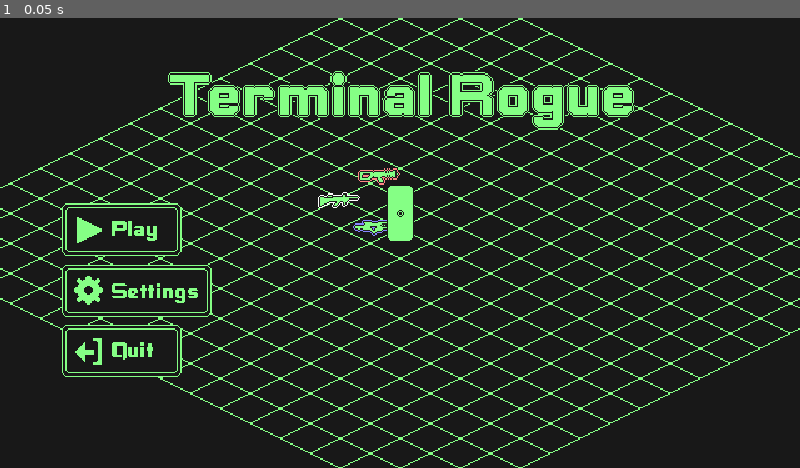
Above: before the commit, frame 1.
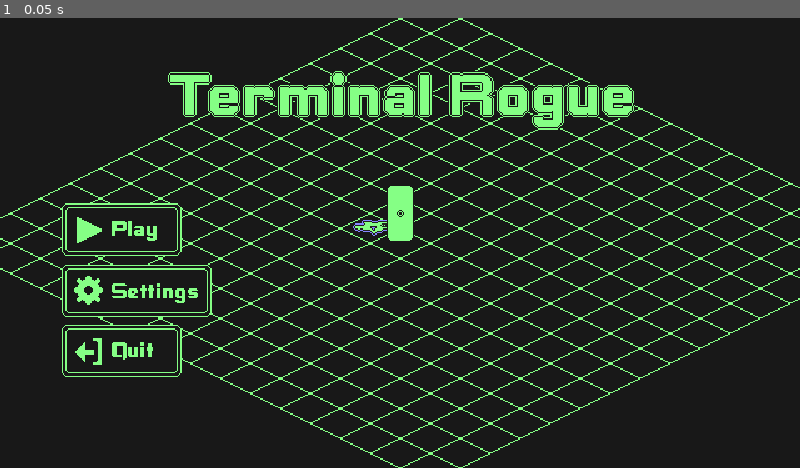
Above: after the commit, the same moment.

Repository: YugamiShinku/space_defender
Game: Godot game, scene res://scenes/level/matrix.tscn
Same seed, same stepped clock (60 frames per second), same inputs: the game is played once before the commit and once after it.
Inputs:
- Up to frame 1 (0.05 s): no input

The runs differ from the first frame. In frame 1, 1.0% of the frame differs, in the area x 0-100%, y 0-100%.

Commit message:
tilemap generator schedule

Diff:
--- /dev/null
+++ b/audio/audio_layout.tres
@@ -0,0 +1,15 @@
+[gd_resource type="AudioBusLayout" format=3 uid="uid://bnai447prvu75"]
+
+[resource]
+bus/1/name = &"Music"
+bus/1/solo = false
+bus/1/mute = false
+bus/1/bypass_fx = false
+bus/1/volume_db = 0.0
+bus/1/send = &"Master"
+bus/2/name = &"VFX"
+bus/2/solo = false
+bus/2/mute = false
+bus/2/bypass_fx = false
+bus/2/volume_db = 0.0
+bus/2/send = &"Master"
--- a/scenes/abelisk.tscn
+++ /dev/null
@@ -1,22 +0,0 @@
-[gd_scene load_steps=3 format=3 uid="uid://bmx4lpefqi63i"]
-
-[ext_resource type="Script" uid="uid://cjd4u8dsn6mbu" path="res://scripts/abelisk.gd" id="1_2fnxo"]
-[ext_resource type="Texture2D" uid="uid://8q13q56q7bme" path="res://assets/obstacles/abelisck.png" id="2_3aolm"]
-
-[node name="Abelisk" type="Node2D" node_paths=PackedStringArray("director")]
-script = ExtResource("1_2fnxo")
-director = NodePath("")
-metadata/_custom_type_script = "uid://cjd4u8dsn6mbu"
-
-[node name="Abelisck" type="Sprite2D" parent="."]
-texture = ExtResource("2_3aolm")
-offset = Vector2(0, -32)
-
-[node name="Area2D" type="Area2D" parent="."]
-collision_layer = 3
-collision_mask = 18
-
-[node name="CollisionPolygon2D" type="CollisionPolygon2D" parent="Area2D"]
-polygon = PackedVector2Array(-24, 5, 0, -5, 24, 5, 0, 15)
-
-[connection signal="area_entered" from="Area2D" to="." method="_on_area_2d_area_entered"]
--- a/scenes/actor/enemy/enemy.tscn
+++ b/scenes/actor/enemy/enemy.tscn
@@ -424,7 +424,6 @@
 path_postprocessing = 1
 simplify_path = true
 simplify_epsilon = 0.75
-radius = 1000.0
 script = ExtResource("2_7mrng")
 detector = NodePath("../Aim Detector")
 
--- a/scenes/actor/player/player.tscn
+++ b/scenes/actor/player/player.tscn
@@ -463,7 +463,7 @@
 
 [node name="Marker2D (Pickup Weapon)" type="Marker2D" parent="."]
 z_index = 1
-position = Vector2(0, -24)
+position = Vector2(-2, -24)
 gizmo_extents = 8.0
 
 [node name="Marker2D (Drop Weapon)" type="Marker2D" parent="."]
@@ -501,6 +501,8 @@
 collision_mask = 16
 script = ExtResource("6_egpl5")
 _health_max = 1000.0
+protection_restoring_rate = 0.01
+_protection_max = 1000.0
 metadata/_custom_type_script = "uid://ltvf8d8y81xv"
 
 [node name="CollisionShape2D (Hit Box)" type="CollisionShape2D" parent="ActorHealth"]
--- a/scenes/level/main.tscn
+++ /dev/null
@@ -1,13 +0,0 @@
-[gd_scene load_steps=4 format=3 uid="uid://b535n2hgqtbby"]
-
-[ext_resource type="PackedScene" uid="uid://bea5pe1oljiw5" path="res://scenes/ui/settings_menu.tscn" id="1_iernp"]
-[ext_resource type="PackedScene" uid="uid://bdf8lrfvpdl88" path="res://scenes/level/matrix.tscn" id="2_64aob"]
-[ext_resource type="PackedScene" uid="uid://ko75b6ivteet" path="res://scenes/ui/main_menu.tscn" id="2_855hj"]
-
-[node name="Main" type="Node2D"]
-
-[node name="MainMenu" parent="." node_paths=PackedStringArray("settings_menu") instance=ExtResource("2_855hj")]
-settings_menu = NodePath("../SettingsMenu")
-play_scene = ExtResource("2_64aob")
-
-[node name="SettingsMenu" parent="." instance=ExtResource("1_iernp")]
--- a/scenes/level/matrix.tscn
+++ b/scenes/level/matrix.tscn
@@ -14,20 +14,7 @@
 [ext_resource type="PackedScene" uid="uid://csk54rbc5onda" path="res://scenes/weapon/autogun.tscn" id="10_2w7b4"]
 [ext_resource type="PackedScene" uid="uid://crq8j7te7os34" path="res://scenes/weapon/rifle.tscn" id="11_vdnif"]
 [ext_resource type="PackedScene" uid="uid://b33drci8du64q" path="res://scenes/weapon/shotgun.tscn" id="12_6sbh7"]
-[ext_resource type="PackedScene" uid="uid://bmx4lpefqi63i" path="res://scenes/abelisk.tscn" id="15_0mfbu"]
-
-[sub_resource type="TileSetScenesCollectionSource" id="TileSetScenesCollectionSource_0mfbu"]
-resource_name = "abelisk"
-scenes/1/scene = ExtResource("15_0mfbu")
-
-[sub_resource type="TileSet" id="TileSet_0pk08"]
-tile_shape = 1
-tile_size = Vector2i(48, 24)
-uv_clipping = true
-physics_layer_0/collision_layer = 1
-physics_layer_0/collision_mask = 0
-navigation_layer_0/layers = 1
-sources/0 = SubResource("TileSetScenesCollectionSource_0mfbu")
+[ext_resource type="AudioStream" uid="uid://yn56ns5mwcy1" path="res://audio/main_menu.mp3" id="16_uonyc"]
 
 [node name="Matrix" type="Node2D"]
 y_sort_enabled = true
@@ -66,17 +53,10 @@
 "wall": NodePath("Floor")
 }
 min_room_size_range = Vector2i(16, 16)
-max_room_size_range = Vector2i(20, 20)
 
 [node name="Floor" type="TileMapLayer" parent="Tilemap Generator"]
 y_sort_enabled = true
 tile_set = ExtResource("6_3a53q")
-
-[node name="Obstacles" type="TileMapLayer" parent="Tilemap Generator"]
-z_as_relative = false
-y_sort_enabled = true
-tile_map_data = PackedByteArray(0, 0, 247, 255, 239, 255, 2, 0, 0, 0, 0, 0, 1, 0, 7, 0, 15, 0, 2, 0, 0, 0, 0, 0, 1, 0, 253, 255, 248, 255, 2, 0, 0, 0, 0, 0, 2, 0)
-tile_set = SubResource("TileSet_0pk08")
 
 [node name="Player Controller" parent="." instance=ExtResource("7_4kamm")]
 
@@ -95,13 +75,9 @@
 
 [node name="AudioStreamPlayer2D" type="AudioStreamPlayer2D" parent="."]
 process_mode = 3
-bus = &"Music"
+stream = ExtResource("16_uonyc")
+pitch_scale = 1.25
+parameters/looping = true
 
 [node name="Weapon (Shotgun)" parent="." instance=ExtResource("12_6sbh7")]
 position = Vector2(-21, -13)
-
-[node name="Weapon (Rifle)" parent="." instance=ExtResource("11_vdnif")]
-position = Vector2(-49, -34)
-
-[node name="Weapon (Autogun)" parent="." instance=ExtResource("10_2w7b4")]
-position = Vector2(-17, -54)
--- a/scripts/abelisk.gd
+++ /dev/null
@@ -1,8 +0,0 @@
-class_name Abelisk extends Node2D
-
-@onready var area: Area2D = $"Area2D"
-@export var director: Director
-
-func _on_area_2d_area_entered(area: Area2D) -> void:
-	area.monitoring = false
-	#director._tilemap_generator.destroy_previous_room()
--- a/scripts/actor/actor_aimer.gd
+++ b/scripts/actor/actor_aimer.gd
@@ -6,9 +6,6 @@
 var target_position := Vector2.ZERO
 
 func _physics_process(delta: float) -> void:
-	_update_rotation(delta)
-
-func _update_rotation(delta: float):
 	if target_position.length() > 0.1:
 		if target_position.x < 0: rotatable.scale.y = -1
 		elif target_position.x > 0: rotatable.scale.y = 1
--- a/scripts/actor/enemy_controller.gd
+++ b/scripts/actor/enemy_controller.gd
@@ -2,7 +2,7 @@
 
 @onready var movement: ActorMovement = $"ActorMovement"
 @onready var health: ActorHealth = $"ActorHealth"
-@onready var navigation: ActorNavigation = $"NavigationAgent2D"
+@onready var navigation: TargetNavigation = $"NavigationAgent2D"
 @onready var aimer: ActorAimer = $"ActorAimer"
 @onready var equipment: ActorEquipment = $"ActorEquipment"
 @onready var animator: ActorAnimator = $"AnimationTree"
@@ -47,6 +47,6 @@
 
 	if health.is_dead():
 		var prob = randf()
-		if prob >= 0.66:
+		if prob >= 0.0:
 			equipment.drop_current_weapon.call_deferred()
 		queue_free()
--- a/scripts/actor/navigation/actor_navigation.gd
+++ /dev/null
@@ -1,12 +0,0 @@
-class_name ActorNavigation extends NavigationAgent2D
-
-func _get_target_position() -> Vector2:
-	return Vector2.ZERO
-
-func _setup_navigation() -> void:
-	if is_navigation_finished():
-		target_position = _get_target_position()
-		return
-
-func _process(_delta: float) -> void:
-	_setup_navigation()
--- a/scripts/actor/navigation/patrol_navigation.gd
+++ /dev/null
@@ -1,12 +0,0 @@
-class_name ActorPatrolNavigation extends ActorNavigation
-
-func _get_target_position() -> Vector2:
-	target_desired_distance = 25.0
-	if is_navigation_finished():
-		var map_rid = get_navigation_map()
-		return NavigationServer2D.map_get_random_point(map_rid, 1, false)
-
-	return get_final_position()
-
-func _physics_process(delta: float) -> void:
-	super._process(delta)
--- a/scripts/actor/navigation/patrol_target_navigation.gd
+++ /dev/null
@@ -1,18 +0,0 @@
-class_name ActorPatrolTargetNavigation extends ActorNavigation
-
-@export var detector: ActorDetector
-
-func _get_target_position() -> Vector2:
-	target_desired_distance = 10.0
-	var nearest_target = detector.get_nearest_target()
-	if nearest_target:
-		target_desired_distance = 100.0
-		return nearest_target.global_position
-
-	if is_navigation_finished() and !nearest_target:
-		var map_rid = get_navigation_map()
-		return NavigationServer2D.map_get_random_point(map_rid, 1, false)
-	return get_final_position()
-
-func _process(delta: float) -> void:
-	super._process(delta)
--- a/scripts/actor/navigation/target_navigation.gd
+++ b/scripts/actor/navigation/target_navigation.gd
@@ -1,4 +1,4 @@
-class_name ActorTargetNavigation extends ActorNavigation
+class_name TargetNavigation extends NavigationAgent2D
 
 @export var jitter_radius_range := Vector2(75.0, 125.0)
 @export var jitter_update_interval_range := Vector2(0.5, 0.75)
@@ -15,8 +15,6 @@
 	add_child(_jitter_timer)
 
 func _update_jitter() -> void:
-	if !is_navigation_finished(): return
-
 	_jitter_timer.wait_time = randf_range(jitter_update_interval_range.x, jitter_update_interval_range.y)
 	var random_angle := randf_range(0, TAU)
 	var jitter_radius := randf_range(jitter_radius_range.x, jitter_radius_range.y)
@@ -26,7 +24,7 @@
 	var nearest_target = detector.get_nearest_target()
 	if nearest_target:
 		return nearest_target.global_position + _current_jitter
-	return get_final_position()
+	return get_final_position() + _current_jitter
 
 func _process(delta: float) -> void:
-	super._process(delta)
+	target_position = _get_target_position()
--- a/scripts/director.gd
+++ b/scripts/director.gd
@@ -1,7 +1,7 @@
 class_name Director extends Node2D
 
 @onready var _tilemap_generator: TileMapGenerator = $"Tilemap Generator"
-@onready var _player_contoller: PlayerController = $"Player Controller"
+@onready var _player_controller: PlayerController = $"Player Controller"
 @onready var _tilemap_spawner: TilemapSpawner = $"Tilemap Spawner"
 @onready var _main_menu: MainMenu = $"MainMenu"
 @onready var _game_menu: GameMenu = $"GameMenu"
@@ -10,12 +10,22 @@
 @onready var _quit_menu: QuitMenu = $"QuitMenu"
 @onready var _environment_audio: AudioStreamPlayer2D = $"AudioStreamPlayer2D"
 
+var _after_next_room_timer := Timer.new()
+var _wave_delay_timer := Timer.new()
+var _enemy_spawn_timer := Timer.new()
+
+var _can_spawn := true
+var _is_wave_active := false
+
+var _triggers: Array[Area2D] = []
+
 var _spawned_count_range := Vector2i(6,9)
 var _spawned_count_in_wave_range := Vector2i(1,3)
 var _spawned_count := 0
-var _wave_count_range := Vector2i(1, 1)
+var _wave_count_range := Vector2i(1, 3)
 var _wave_count := 0
 var _current_wave := -1
+var _enemies_to_spawn_in_current_wave := 0
 
 func _ready() -> void:
 	get_tree().paused = true
@@ -26,21 +36,114 @@
 	_settings_menu.set_visibility(false)
 	_quit_menu.set_visibility(false)
 
-	_tilemap_generator.generate_next_room()
+	# Настройка таймеров
+	_after_next_room_timer.wait_time = 1.0
+	_after_next_room_timer.one_shot = true
+	_after_next_room_timer.timeout.connect(_after_next_room)
+	add_child(_after_next_room_timer)
+
+	_wave_delay_timer.wait_time = 1.0
+	_wave_delay_timer.one_shot = true
+	_wave_delay_timer.timeout.connect(_start_next_wave)
+	add_child(_wave_delay_timer)
+
+	_enemy_spawn_timer.one_shot = true
+	_enemy_spawn_timer.timeout.connect(_spawn_enemy_in_wave)
+	add_child(_enemy_spawn_timer)
+
+	# Инициализация игры
+	get_tree().paused = true
+	_environment_audio.play()
+	_game_menu.visible = false
+	_pause_menu.visible = false
+	_settings_menu.visible = false
+	_quit_menu.visible = false
+
+	# Создаем первую комнату и начинаем волны
+	var first_room = _tilemap_generator.generate_next_room()
+	add_room_trigger(first_room)
+	_start_wave_spawning()
+
+func add_room_trigger(room: Rect2i):
+	var trigger = Area2D.new()
+	trigger.set_collision_layer_value(1, false)
+	trigger.set_collision_mask_value(1, false)
+	trigger.set_collision_mask_value(3, true)
+	trigger.set_collision_mask_value(4, true)
+	var collision = CollisionPolygon2D.new()
+	trigger.z_index = 1
+
+	collision.polygon =  [
+		room.position,
+		room.position + Vector2i(room.size.x, 0),
+		room.position + room.size,
+		room.position + Vector2i(0, room.size.y)
+	].map(func(side): return Vector2i(side.x - (room.position.x - room.position.y), side.y + (room.position.x - room.position.y))).map(_tilemap_generator.grid_to_world)
+
+	trigger.add_child(collision)
+
+	trigger.connect("area_entered", Callable(self, "_on_area_2d_area_entered"))
+	trigger.connect("area_exited", Callable(self, "_on_area_2d_area_exited"))
+
+	add_child(trigger)
+	_triggers.append(trigger)
+
+func destroy_previous_trigger() -> void:
+	if _triggers.size() > 1:
+		var previous_trigger: Area2D = _triggers.pop_front()
+		if previous_trigger:
+			for area in previous_trigger.get_overlapping_areas(): area.get_parent().queue_free()
+
+			previous_trigger.queue_free()
+
+func _start_wave_spawning() -> void:
+	_can_spawn = true
+	_is_wave_active = true
+	_spawned_count = randi_range(_spawned_count_range.x, _spawned_count_range.y)
+	_wave_count = randi_range(_wave_count_range.x, _wave_count_range.y)
+	_current_wave = 0
+	_start_next_wave()
+
+func _start_next_wave() -> void:
+	if _current_wave < _wave_count:
+		_current_wave += 1
+		_enemies_to_spawn_in_current_wave = randi_range(_spawned_count_in_wave_range.x, _spawned_count_in_wave_range.y)
+		_enemy_spawn_timer.start(0.5)
+	else:
+		# Все волны завершены
+		_is_wave_active = false
 
 func _process(delta: float) -> void:
-	if _tilemap_spawner.is_spawned_not_exists() and _current_wave < _wave_count:
-		if _wave_count == 0:
-			_wave_count = randi_range(_wave_count_range.x, _wave_count_range.y)
-		_spawned_count = randi_range(_spawned_count_range.x, _spawned_count_range.y)
-		_current_wave += 1
+	if !_is_wave_active and get_tree().get_nodes_in_group("Enemy").size() == 0 and _triggers.size() < 2:
+		# Сразу генерируем следующую комнату
+		var new_room = _tilemap_generator.generate_next_room()
+		add_room_trigger(new_room)
 
-	if _tilemap_spawner.spawned_count() <= 2:
-		var spawned_count_in_wave = clamp(randi_range(_spawned_count_in_wave_range.x, _spawned_count_in_wave_range.y), 1, _spawned_count)
-		_tilemap_spawner.spawn(spawned_count_in_wave)
-		_spawned_count -= spawned_count_in_wave
+		var previous_trigger = _triggers.front()
+		if previous_trigger:
+			previous_trigger.disconnect("area_entered", Callable(self, "_on_area_2d_area_entered"))
+			previous_trigger.disconnect("area_exited", Callable(self, "_on_area_2d_area_exited"))
 
-	if _current_wave >= _wave_count:
-		_tilemap_generator.generate_next_room()
-		_wave_count = randi_range(_wave_count_range.x, _wave_count_range.y)
-		_current_wave = 0
+func _spawn_enemy_in_wave() -> void:
+	if _enemies_to_spawn_in_current_wave > 0 and _spawned_count > 0:
+		_tilemap_spawner.spawn(1)
+		_enemies_to_spawn_in_current_wave -= 1
+		_spawned_count -= 1
+
+		if _enemies_to_spawn_in_current_wave > 0 and _spawned_count > 0:
+			_enemy_spawn_timer.start(randf_range(0.3, 0.8))
+		else:
+			_wave_delay_timer.start(randf_range(1.0, 2.0))
+
+func _after_next_room() -> void:
+	_tilemap_generator.destroy_previous_room()
+	destroy_previous_trigger()
+	_start_wave_spawning()
+
+func _on_area_2d_area_entered(area: Area2D) -> void:
+	if area.get_parent().is_in_group("Player"):
+		_after_next_room_timer.start()
+
+func _on_area_2d_area_exited(area: Area2D) -> void:
+	if area.get_parent().is_in_group("Player"):
+		_after_next_room_timer.stop()
--- a/scripts/ui/settings_menu.gd
+++ b/scripts/ui/settings_menu.gd
@@ -10,14 +10,17 @@
 func switch_visibility() -> void:
 	_canvas_layer.visible = !_canvas_layer.visible
 
+func _ready() -> void:
+	AudioServer.set_bus_layout(preload("res://audio/audio_layout.tres"))
+
 func _on_volume_value_changed(value: float) -> void:
-	AudioServer.set_bus_volume_db(AudioServer.get_bus_index("Master"), linear_to_db(value))
+	AudioServer.set_bus_volume_db(0, linear_to_db(value))
 
 func _on_music_volume_value_changed(value: float) -> void:
-	AudioServer.set_bus_volume_db(AudioServer.get_bus_index("Music"), linear_to_db(value))
+	AudioServer.set_bus_volume_db(1, linear_to_db(value))
 
 func _on_effects_volume_value_changed(value: float) -> void:
-	AudioServer.set_bus_volume_db(AudioServer.get_bus_index("Effects"), linear_to_db(value))
+	AudioServer.set_bus_volume_db(2, linear_to_db(value))
 
 func _on_vibration_value_changed(value: float) -> void:
 	Vibration.VIBRATION_STRENGTH = value
--- a/scripts/utils/tilemap_avoidance.gd
+++ /dev/null
@@ -1,12 +0,0 @@
-extends TileMapLayer
-
-@export var avoidance_tilemap: TileMapLayer
-
-func _use_tile_data_runtime_update(coords: Vector2i) -> bool:
-	if coords in avoidance_tilemap.get_used_cells_by_id(0):
-		return true
-	return false
-
-func _tile_data_runtime_update(coords: Vector2i, tile_data: TileData) -> void:
-	if coords in avoidance_tilemap.get_used_cells_by_id(0):
-		tile_data.set_navigation_polygon(0, null)
--- a/scripts/utils/tilemap_generator.gd
+++ b/scripts/utils/tilemap_generator.gd
@@ -9,10 +9,15 @@
 @export var max_room_size_range := Vector2i(16, 16)
 @export var room_spacing_range := Vector2i(4, 8)
 
+@export var tile_size: Vector2 = Vector2(48, 24)
+
 var rooms: Array[Rect2i] = []
+var corridors: Array[Dictionary] = []
+
+var previous_direction := Vector2i.ZERO
 
 func generate_next_room() -> Rect2i:
-	var previous_room = rooms.back()
+	var previous_room = rooms.back()  if rooms.size() > 0 else null
 	var size = Vector2i(
 		randi_range(min_room_size_range.x, max_room_size_range.x),
 		randi_range(min_room_size_range.y, max_room_size_range.y)
@@ -20,31 +25,98 @@
 	var direction = [
 			Vector2i.LEFT, Vector2i.RIGHT,
 			Vector2i.UP, Vector2i.DOWN,
-	].pick_random()
+	].filter(func(direction): return direction + previous_direction != Vector2i.ZERO).pick_random()
+	previous_direction = direction
 
 	var room_spacing = randi_range(room_spacing_range.x, room_spacing_range.y)
 	var offset = previous_room.size * direction + direction * room_spacing if previous_room else Vector2i.ZERO
-	var pos: Vector2i = previous_room.position + offset if previous_room else Vector2i(0 - size.x / 2, 0 - size.y / 2)
+	var pos: Vector2i = previous_room.position + offset if previous_room else Vector2i(-size.x / 2, -size.y / 2)
 
 	var room = Rect2i(pos, size)
 
-	var painted_room = paint_room(room)
-	rooms.append(painted_room)
+	paint_room(room)
+	rooms.append(room)
 	generate_corridors()
 
 	return room
+
+func grid_to_world(grid_pos: Vector2i) -> Vector2:
+	var world_x = (grid_pos.x - grid_pos.y) * (tile_size.x / 2.0)
+	var world_y = (grid_pos.x + grid_pos.y) * (tile_size.y / 2.0)
+	return Vector2(world_x, world_y) + Vector2((tile_size.x / 2.0), 0)
 
 func destroy_previous_room() -> void:
 	if rooms.size() > 1:
 		var previous_room = rooms.pop_front()
 		if previous_room:
 			erase_room(previous_room)
+			erase_corridors_for_room(previous_room)
+
+		var current_room = rooms.back()
+		paint_room(current_room)
+
+func erase_corridors_for_room(room: Rect2i) -> void:
+	var room_center = room.get_center()
+	var corridors_to_remove = []
+
+	# Находим коридоры, связанные с этой комнатой
+	for corridor in corridors:
+		var start = corridor["start"]
+		var end = corridor["end"]
+
+		if start.distance_to(room_center) < 10 or end.distance_to(room_center) < 10:
+			corridors_to_remove.append(corridor)
+
+	# Удаляем найденные коридоры
+	for corridor in corridors_to_remove:
+		erase_corridor(corridor)
+		corridors.erase(corridor)
+
+func erase_corridor(corridor: Dictionary) -> void:
+	var start = corridor["start"]
+	var end = corridor["end"]
+
+	# Определяем направление коридора
+	var dx = sign(end.x - start.x)
+	var dy = sign(end.y - start.y)
+
+	# Стираем горизонтальную часть
+	if dx != 0:
+		for x in range(start.x, end.x + dx, dx):
+			erase_corridor_segment(x, start.y, corridor_width)
+
+	# Стираем вертикальную часть
+	if dy != 0:
+		for y in range(start.y, end.y + dy, dy):
+			erase_corridor_segment(end.x, y, corridor_width)
+
+func erase_corridor_segment(center_x: int, center_y: int, width: int) -> void:
+	var half_width = width / 2
+	for x_offset in range(-half_width, half_width + 1):
+		for y_offset in range(-half_width, half_width + 1):
+			var pos = Vector2i(center_x + x_offset, center_y + y_offset)
+			erase_position(pos)
+
+	# Затем cтераем стены вокруг коридора
+	var wall_thickness = 1
+	for i in range(-half_width - wall_thickness, half_width + wall_thickness + 1):
+		for j in range(-half_width - wall_thickness, half_width + wall_thickness + 1):
+			# Пропускаем внутреннюю часть коридора
+			if abs(i) <= half_width && abs(j) <= half_width:
+				continue
+
+			erase_position(Vector2i(center_x + i, center_y + j))
+
+func erase_position(pos: Vector2i) -> void:
+	var iso_pos = grid_to_isometric(pos)
+	layers["floor"].erase_cell(iso_pos)
+	layers["wall"].erase_cell(iso_pos)
 
 func erase_room(room: Rect2i) -> void:
-	for x in range(room.position.x, room.end.x):
-		for y in range(room.position.y, room.end.y):
-			var iso_pos = grid_to_isometric(Vector2i(x, y))
-			layers["floor"].erase_cell(iso_pos)
+	var room_grow := room.grow(1)
+	for x in range(room_grow.position.x, room_grow.end.x):
+		for y in range(room_grow.position.y, room_grow.end.y):
+			erase_position(Vector2i(x, y))
 
 func paint_room(room: Rect2i) -> Rect2i:
 	paint_room_floor(room)
@@ -67,8 +139,7 @@
 	return room_grow
 
 func grid_to_isometric(grid_pos: Vector2i) -> Vector2i:
-	var x_diff = grid_pos.y - grid_pos.x
-	return Vector2i(int(floor(x_diff / 2.0)), grid_pos.x + grid_pos.y)
+	return Vector2i(int(floor((grid_pos.y - grid_pos.x) / 2.0)), grid_pos.x + grid_pos.y)
 
 func generate_corridors() -> void:
 	var connections = []
@@ -99,9 +170,16 @@
 			connect_rooms(rooms[connection["rooms"][0]], rooms[connection["rooms"][1]])
 
 func connect_rooms(room_a: Rect2i, room_b: Rect2i) -> void:
-	# Выбираем случайные точки на границах комнат
 	var start_point = room_a.get_center()
 	var end_point = room_b.get_center()
+
+	var corridor = {
+		"start": start_point,
+		"end": end_point,
+		"room_a": room_a,
+		"room_b": room_b
+	}
+	corridors.append(corridor)
 
 	# Создаем прямой коридор между точками
 	create_straight_corridor(start_point, end_point)
@@ -111,12 +189,11 @@
 	var dx = sign(end.x - start.x)
 	var dy = sign(end.y - start.y)
 
-	# Создаем горизонтальную часть
 	if dx != 0:
 		for x in range(start.x, end.x + dx, dx):
 			create_corridor_segment(x, start.y, corridor_width)
 
-	# Создаем вертикальную часть
+	# Стираем вертикальную часть
 	if dy != 0:
 		for y in range(start.y, end.y + dy, dy):
 			create_corridor_segment(end.x, y, corridor_width)
@@ -136,8 +213,7 @@
 			if abs(i) <= half_width && abs(j) <= half_width:
 				continue
 
-			var pos = Vector2i(center_x + i, center_y + j)
-			place_wall(pos)
+			place_wall(Vector2i(center_x + i, center_y + j))
 
 func place_floor(pos: Vector2i) -> void:
 	var iso_pos = grid_to_isometric(pos)
--- a/scripts/utils/tilemap_spawner.gd
+++ b/scripts/utils/tilemap_spawner.gd
@@ -3,19 +3,6 @@
 @export var spawn_scenes: Dictionary[String, PackedScene] = {}
 @export var spawn_equipment: Dictionary[String, Array] = {}
 @export var spawn_probabilities: Dictionary[String, float] = {}
-
-var _spawn_timer := Timer.new()
-
-@onready var _spawned: Array = []
-
-func _on_spawn() -> void:
-	pass
-
-func _ready() -> void:
-	_spawn_timer.wait_time = 1.0
-	_spawn_timer.autostart = true
-	_spawn_timer.timeout.connect(_on_spawn)
-	add_child(_spawn_timer)
 
 func get_random_scene() -> Dictionary:
 	var rand = randf()
@@ -46,13 +33,3 @@
 		var weapon = weapon_scene.instantiate()
 		get_tree().current_scene.add_child(weapon)
 		spawned.equipment.pickup_weapon(weapon)
-
-		_spawned.append(spawned.get_path())
-
-func is_spawned_not_exists() -> bool:
-	var not_exists = _spawned.all(func(spawned): return not get_tree().current_scene.has_node(spawned))
-	if not_exists: _spawned.clear()
-	return not_exists
-
-func spawned_count() -> int:
-	return _spawned.filter(func(spawned): return get_tree().current_scene.has_node(spawned)).size()
--- a/tilesets/floor_tileset.tres
+++ b/tilesets/floor_tileset.tres
@@ -21,13 +21,13 @@
 1:0/0/texture_origin = Vector2i(0, 8)
 1:0/0/physics_layer_0/polygon_0/points = PackedVector2Array(-24, 0, 0, 12, 24, 0, 0, -12)
 2:0/0 = 0
-2:0/0/physics_layer_0/polygon_0/points = PackedVector2Array(0, 4.5, -24, -7.5, 0, -19.5, 24, -7.5)
+2:0/0/physics_layer_0/polygon_0/points = PackedVector2Array(0, 12, -24, 0, 0, -12, 24, 0)
 
 [resource]
 tile_shape = 1
 tile_size = Vector2i(48, 24)
 occlusion_layer_0/light_mask = 1
-physics_layer_0/collision_layer = 3
-physics_layer_0/collision_mask = 3
+physics_layer_0/collision_layer = 0
+physics_layer_0/collision_mask = 0
 navigation_layer_0/layers = 1
 sources/0 = SubResource("TileSetAtlasSource_5kadq")
Binary file removed: assets/obstacles/abelisck.png
Not shown, removed: assets/obstacles/abelisck.png.import
Not shown: 1 places in scenes/level/matrix.tscn that only renumber resources
Not shown, removed: scripts/abelisk.gd.uid
Not shown, removed: scripts/actor/navigation/actor_navigation.gd.uid
Not shown, removed: scripts/actor/navigation/patrol_navigation.gd.uid
Not shown, removed: scripts/actor/navigation/patrol_target_navigation.gd.uid
Not shown, removed: scripts/utils/tilemap_avoidance.gd.uid
